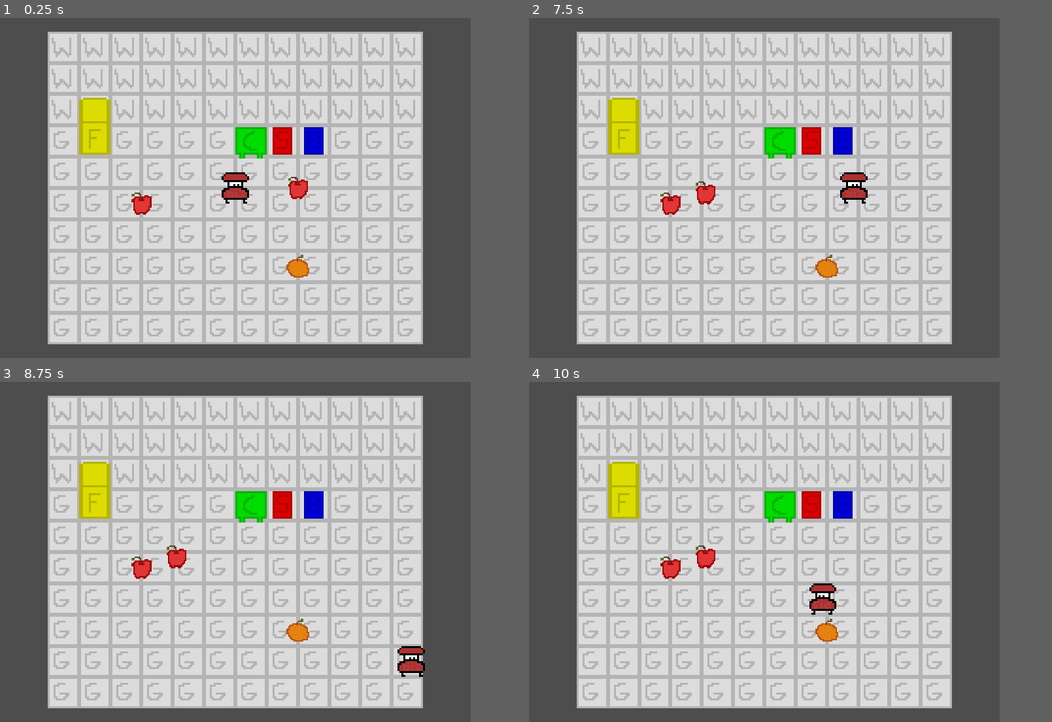
Above: before the commit, frames 1-4 (two rows, left to right).
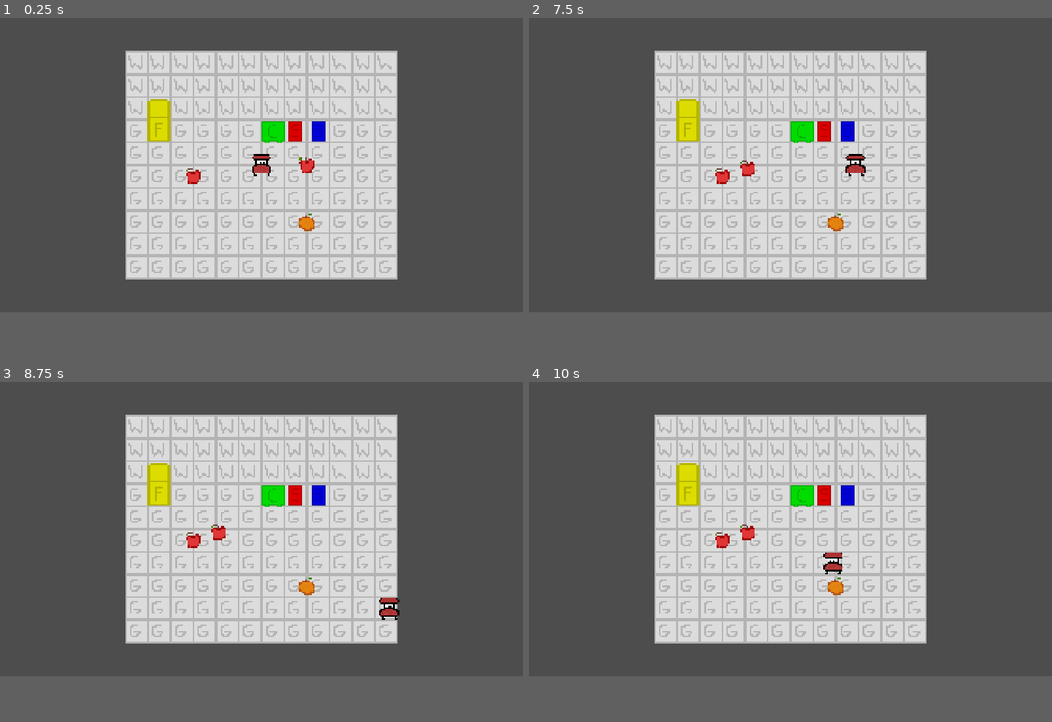
Above: after the commit, the same moments.

Repository: renzzzi/chef-fungus
Game: Godot game, scene res://Scenes/world.tscn
Two runs of this game, one before a commit and one after it. Both use one fixed random seed, a clock stepped at 60 frames per second and the inputs below.
Inputs (mouse positions are in pixels of both pictures, inside the frame that each line leads up to):
- Up to frame 1 (0.25 s): no input
- Up to frame 2 (7.5 s): tap Enter at 0.5 s; move the mouse to (868, 171) at 0.52 s; hold D (Right) 0.53-1.28 s; hold E (Interact) 0.53-1.28 s; click (868, 171) at 0.67 s; move the mouse to (670, 205) at 1.27 s; hold S (Down) 1.28-2.03 s; tap E (Interact) every 1.5 s from 1.35 to 7.35 s; click (670, 205) at 1.42 s; move the mouse to (811, 113) at 2.02 s; hold D (Right) 2.03-2.78 s; hold E (Interact) 2.03-2.78 s; click (811, 113) at 2.17 s; tap Space at 2.75 s; move the mouse to (738, 256) at 2.77 s; hold W (Up) 2.78-3.53 s; click (738, 256) at 2.92 s; move the mouse to (905, 239) at 3.52 s; hold E (Interact) 3.53-4.28 s; hold A (Left) 3.53-5.03 s; click (905, 239) at 3.67 s; move the mouse to (623, 137) at 4.27 s; click (623, 137) at 4.42 s; move the mouse to (790, 188) at 5.02 s; hold S (Down) 5.03-5.78 s; hold E (Interact) 5.03-5.78 s; click (790, 188) at 5.17 s; move the mouse to (691, 103) at 5.77 s; hold D (Right) 5.78-6.53 s; click (691, 103) at 5.92 s; move the mouse to (868, 171) at 6.52 s; hold W (Up) 6.53-7.28 s; hold E (Interact) 6.53-7.28 s; click (868, 171) at 6.67 s; move the mouse to (670, 205) at 7.27 s; hold D (Right) from 7.28 s (still down); click (670, 205) at 7.42 s
- Up to frame 3 (8.75 s): move the mouse to (282, 477) at 8.02 s; release D (Right) at 8.03 s; hold S (Down) from 8.03 s (still down); hold E (Interact) from 8.03 s (still down); click (282, 477) at 8.17 s
- Up to frame 4 (10 s): move the mouse to (738, 620) at 8.77 s; release S (Down) at 8.78 s; release E (Interact) at 8.78 s; hold A (Left) 8.78-9.53 s; tap E (Interact) at 8.85 s; click (738, 620) at 8.92 s; move the mouse to (905, 603) at 9.52 s; hold W (Up) from 9.53 s (still down); hold E (Interact) from 9.53 s (still down); click (905, 603) at 9.67 s
In our replay, the window is 720x520 before the commit and 800x450 after it. These sizes can differ from the game's own. Grey fills any space a smaller window leaves; there, only what the larger window draws over its background counts as a difference.

The runs differ from the first frame. In frame 1, 49% of the frame differs, in the area x 9-81%, y 4-96%; in frame 2, 49%; in frame 3, 49%; in frame 4, 49%.

Commit message:
Added all Fridge functionality
You can now store any food in the fridge which also takes effect in the game world removing/bringing back food when interacting with fridge slots

Diff:
--- a/Scenes/Stations/blender.tscn
+++ b/Scenes/Stations/blender.tscn
@@ -16,6 +16,7 @@
 [node name="InteractComponent" parent="." unique_id=1900256740 instance=ExtResource("1_ar7ff")]
 position = Vector2(0, 0.99999994)
 scale = Vector2(0.05, 0.05)
+is_station = true
 
 [node name="CollisionShape2D" type="CollisionShape2D" parent="." unique_id=869094153]
 position = Vector2(0, -4.5)
--- a/Scenes/Stations/counter_top.tscn
+++ b/Scenes/Stations/counter_top.tscn
@@ -15,6 +15,7 @@
 
 [node name="InteractComponent" parent="." unique_id=1900256740 instance=ExtResource("1_8f5pg")]
 scale = Vector2(0.05, 0.05)
+is_station = true
 
 [node name="CollisionShape2D" type="CollisionShape2D" parent="." unique_id=820831261]
 position = Vector2(0, -6.5)
--- a/Scenes/Stations/fridge.tscn
+++ b/Scenes/Stations/fridge.tscn
@@ -1,6 +1,7 @@
 [gd_scene format=3 uid="uid://dimge58i6rota"]
 
 [ext_resource type="PackedScene" uid="uid://fpr7hhmsdiym" path="res://Scenes/Components/interact_component.tscn" id="1_u6um1"]
+[ext_resource type="Script" uid="uid://pwdgvdat1l86" path="res://Scripts/fridge.gd" id="1_uhp70"]
 [ext_resource type="Texture2D" uid="uid://vaur51ad47bj" path="res://Sprites/fridge.png" id="2_0xlii"]
 
 [sub_resource type="RectangleShape2D" id="RectangleShape2D_tve5p"]
@@ -8,6 +9,7 @@
 
 [node name="Fridge" type="StaticBody2D" unique_id=761705989]
 z_index = 10
+script = ExtResource("1_uhp70")
 
 [node name="Sprite2D" type="Sprite2D" parent="." unique_id=1470067660]
 modulate = Color(1, 1, 0, 1)
@@ -16,6 +18,7 @@
 [node name="InteractComponent" parent="." unique_id=1900256740 instance=ExtResource("1_u6um1")]
 position = Vector2(0, 8)
 scale = Vector2(0.05, 0.05)
+is_station = true
 
 [node name="CollisionShape2D" type="CollisionShape2D" parent="." unique_id=727507296]
 position = Vector2(0, -4.5)
--- a/Scenes/Stations/stove.tscn
+++ b/Scenes/Stations/stove.tscn
@@ -16,6 +16,7 @@
 [node name="InteractComponent" parent="." unique_id=1900256740 instance=ExtResource("1_nuxey")]
 position = Vector2(0, 0.99999994)
 scale = Vector2(0.05, 0.05)
+is_station = true
 
 [node name="CollisionShape2D" type="CollisionShape2D" parent="." unique_id=1355848136]
 position = Vector2(0, -5)
--- /dev/null
+++ b/Scenes/UI/fridge_slot.tscn
@@ -0,0 +1,18 @@
+[gd_scene format=3 uid="uid://ce4q50smaclni"]
+
+[ext_resource type="Script" uid="uid://b1d8iv2pw8gsn" path="res://Scripts/fridge_slot.gd" id="1_h2kqu"]
+[ext_resource type="Texture2D" uid="uid://bt55xga4jwg73" path="res://Sprites/unknown_food.png" id="1_mi5sf"]
+
+[node name="FridgeSlot" type="Panel" unique_id=945742431]
+custom_minimum_size = Vector2(20, 20)
+mouse_default_cursor_shape = 2
+script = ExtResource("1_h2kqu")
+
+[node name="FoodImage" type="TextureRect" parent="." unique_id=377112202]
+visible = false
+layout_mode = 0
+offset_left = 2.0
+offset_top = 2.0
+offset_right = 18.0
+offset_bottom = 18.0
+texture = ExtResource("1_mi5sf")
--- /dev/null
+++ b/Scenes/UI/fridge_ui.tscn
@@ -0,0 +1,120 @@
+[gd_scene format=3 uid="uid://dm1sehdthd4n"]
+
+[ext_resource type="Texture2D" uid="uid://bcowatgfg23jv" path="res://Sprites/player_head.png" id="1_3lbov"]
+[ext_resource type="Script" uid="uid://bpg5sptc6bs1g" path="res://Scripts/fridge_ui.gd" id="1_nsld8"]
+[ext_resource type="Texture2D" uid="uid://bt55xga4jwg73" path="res://Sprites/unknown_food.png" id="2_nsld8"]
+[ext_resource type="PackedScene" uid="uid://ce4q50smaclni" path="res://Scenes/UI/fridge_slot.tscn" id="4_jeca8"]
+
+[sub_resource type="StyleBoxFlat" id="StyleBoxFlat_3lbov"]
+bg_color = Color(0.5137255, 0.23137255, 0, 1)
+
+[node name="FridgeUI" type="Control" unique_id=136372375]
+visible = false
+z_index = 100
+layout_mode = 3
+anchors_preset = 0
+offset_right = 40.0
+offset_bottom = 40.0
+script = ExtResource("1_nsld8")
+
+[node name="PanelContainer" type="PanelContainer" parent="." unique_id=377818673]
+custom_minimum_size = Vector2(144, 112)
+layout_mode = 0
+offset_right = 144.0
+offset_bottom = 112.0
+theme_override_styles/panel = SubResource("StyleBoxFlat_3lbov")
+
+[node name="MarginContainer" type="MarginContainer" parent="PanelContainer" unique_id=1566766045]
+layout_mode = 2
+theme_override_constants/margin_left = 10
+theme_override_constants/margin_top = 5
+theme_override_constants/margin_right = 10
+theme_override_constants/margin_bottom = 5
+
+[node name="VBoxContainer" type="VBoxContainer" parent="PanelContainer/MarginContainer" unique_id=1467331863]
+layout_mode = 2
+alignment = 1
+
+[node name="HBoxContainer" type="HBoxContainer" parent="PanelContainer/MarginContainer/VBoxContainer" unique_id=1042973957]
+layout_mode = 2
+theme_override_constants/separation = 10
+
+[node name="Control" type="Control" parent="PanelContainer/MarginContainer/VBoxContainer/HBoxContainer" unique_id=1846229427]
+layout_mode = 2
+
+[node name="PlayerHead" type="TextureRect" parent="PanelContainer/MarginContainer/VBoxContainer/HBoxContainer/Control" unique_id=1165290931]
+modulate = Color(1, 1, 1, 0.78431374)
+layout_mode = 0
+offset_left = 8.0
+offset_top = 9.0
+offset_right = 32.0
+offset_bottom = 24.0
+texture = ExtResource("1_3lbov")
+
+[node name="FoodUI" type="TextureRect" parent="PanelContainer/MarginContainer/VBoxContainer/HBoxContainer/Control" unique_id=749015523]
+layout_mode = 0
+offset_left = 11.0
+offset_top = -3.0
+offset_right = 29.0
+offset_bottom = 14.0
+texture = ExtResource("2_nsld8")
+
+[node name="MarginContainer" type="MarginContainer" parent="PanelContainer/MarginContainer/VBoxContainer/HBoxContainer" unique_id=1490675457]
+layout_mode = 2
+
+[node name="Label" type="Label" parent="PanelContainer/MarginContainer/VBoxContainer/HBoxContainer" unique_id=1494100041]
+layout_mode = 2
+size_flags_horizontal = 6
+offset_transform_enabled = true
+text = "Fridge"
+horizontal_alignment = 1
+
+[node name="GridContainer" type="GridContainer" parent="PanelContainer/MarginContainer/VBoxContainer" unique_id=1998305985]
+layout_mode = 2
+size_flags_horizontal = 4
+columns = 5
+
+[node name="FridgeSlot" parent="PanelContainer/MarginContainer/VBoxContainer/GridContainer" unique_id=945742431 instance=ExtResource("4_jeca8")]
+layout_mode = 2
+
+[node name="FridgeSlot2" parent="PanelContainer/MarginContainer/VBoxContainer/GridContainer" unique_id=1869401146 instance=ExtResource("4_jeca8")]
+layout_mode = 2
+
+[node name="FridgeSlot3" parent="PanelContainer/MarginContainer/VBoxContainer/GridContainer" unique_id=1686959271 instance=ExtResource("4_jeca8")]
+layout_mode = 2
+
+[node name="FridgeSlot4" parent="PanelContainer/MarginContainer/VBoxContainer/GridContainer" unique_id=1706536010 instance=ExtResource("4_jeca8")]
+layout_mode = 2
+
+[node name="FridgeSlot5" parent="PanelContainer/MarginContainer/VBoxContainer/GridContainer" unique_id=218980082 instance=ExtResource("4_jeca8")]
+layout_mode = 2
+
+[node name="FridgeSlot6" parent="PanelContainer/MarginContainer/VBoxContainer/GridContainer" unique_id=356072281 instance=ExtResource("4_jeca8")]
+layout_mode = 2
+
+[node name="FridgeSlot7" parent="PanelContainer/MarginContainer/VBoxContainer/GridContainer" unique_id=215067517 instance=ExtResource("4_jeca8")]
+layout_mode = 2
+
+[node name="FridgeSlot8" parent="PanelContainer/MarginContainer/VBoxContainer/GridContainer" unique_id=338147951 instance=ExtResource("4_jeca8")]
+layout_mode = 2
+
+[node name="FridgeSlot9" parent="PanelContainer/MarginContainer/VBoxContainer/GridContainer" unique_id=79917613 instance=ExtResource("4_jeca8")]
+layout_mode = 2
+
+[node name="FridgeSlot10" parent="PanelContainer/MarginContainer/VBoxContainer/GridContainer" unique_id=1238010940 instance=ExtResource("4_jeca8")]
+layout_mode = 2
+
+[node name="FridgeSlot11" parent="PanelContainer/MarginContainer/VBoxContainer/GridContainer" unique_id=42795581 instance=ExtResource("4_jeca8")]
+layout_mode = 2
+
+[node name="FridgeSlot12" parent="PanelContainer/MarginContainer/VBoxContainer/GridContainer" unique_id=706685284 instance=ExtResource("4_jeca8")]
+layout_mode = 2
+
+[node name="FridgeSlot13" parent="PanelContainer/MarginContainer/VBoxContainer/GridContainer" unique_id=1907656842 instance=ExtResource("4_jeca8")]
+layout_mode = 2
+
+[node name="FridgeSlot14" parent="PanelContainer/MarginContainer/VBoxContainer/GridContainer" unique_id=725972918 instance=ExtResource("4_jeca8")]
+layout_mode = 2
+
+[node name="FridgeSlot15" parent="PanelContainer/MarginContainer/VBoxContainer/GridContainer" unique_id=307835823 instance=ExtResource("4_jeca8")]
+layout_mode = 2
--- a/Scenes/world.tscn
+++ b/Scenes/world.tscn
@@ -8,6 +8,7 @@
 [ext_resource type="PackedScene" uid="uid://d1t3xysjscs4g" path="res://Scenes/player.tscn" id="6_5ukr8"]
 [ext_resource type="PackedScene" uid="uid://dj57wj6pdpk3b" path="res://Scenes/Consumables/apple.tscn" id="7_k7acu"]
 [ext_resource type="PackedScene" uid="uid://m0dnpgmpddx1" path="res://Scenes/Consumables/orange.tscn" id="8_5v1tr"]
+[ext_resource type="PackedScene" uid="uid://dm1sehdthd4n" path="res://Scenes/UI/fridge_ui.tscn" id="9_5v1tr"]
 
 [sub_resource type="TileSetAtlasSource" id="TileSetAtlasSource_go701"]
 texture = ExtResource("1_a02cp")
@@ -33,7 +34,7 @@
 y_sort_enabled = true
 
 [node name="Camera2D" type="Camera2D" parent="." unique_id=790688061]
-zoom = Vector2(2.99, 2.99)
+zoom = Vector2(5.215, 5.215)
 
 [node name="TileMapLayer" type="TileMapLayer" parent="." unique_id=577390396]
 tile_map_data = PackedByteArray("AAD9/wAAAAAAAAAAAAD+/wAAAAAAAAAAAAD//wAAAAAAAAAAAAAAAAAAAAAAAAAAAAABAAAAAAAAAAAAAAACAA …(1840 unchanged characters)…
@@ -88,3 +89,10 @@
 
 [node name="Apple2" parent="." unique_id=1666209601 instance=ExtResource("7_k7acu")]
 position = Vector2(-48, 8)
+
+[node name="FridgeUI" parent="." unique_id=136372375 instance=ExtResource("9_5v1tr")]
+offset_left = -72.0
+offset_top = -56.0
+offset_right = -32.0
+offset_bottom = -16.0
+rotation = 0.00036820723
--- a/Scripts/food.gd
+++ b/Scripts/food.gd
@@ -6,7 +6,6 @@
 
 static var player: CharacterBody2D
 var is_held = false
-var is_dropping = false
 
 func _ready() -> void:
 	interact_component.interacted.connect(interacted)
@@ -31,3 +30,17 @@
 	tween.tween_property(self, "global_position",
 		Vector2(player.global_position.x, player.global_position.y + 2.5), 0.16
 	)
+
+func store():
+	interact_component.monitoring = false
+	interact_component.monitorable = false
+	is_held = false
+	visible = false
+	global_position = Vector2.ZERO
+
+func unstore(station_from: Node2D):
+	interact_component.monitoring = true
+	interact_component.monitorable = true
+	global_position = station_from.global_position
+	visible = true
+	is_held = true
--- /dev/null
+++ b/Scripts/fridge.gd
@@ -0,0 +1,14 @@
+extends StaticBody2D
+
+@onready var interact_component = $InteractComponent
+
+signal fridge_interacted(ui_active: bool)
+var ui_active = false
+
+func _ready() -> void:
+	interact_component.interacted.connect(interacted)
+
+func interacted(_player):
+	# Toggle ui_active then send ui_active upon interaction
+	ui_active = !ui_active
+	fridge_interacted.emit(ui_active)
--- /dev/null
+++ b/Scripts/fridge_slot.gd
@@ -0,0 +1,19 @@
+extends Panel
+
+@onready var food_image = $FoodImage
+var stored_food: Food = null
+signal fridge_slot_interacted(fridge_slot)
+
+func _gui_input(event: InputEvent) -> void:
+	if (event is InputEventMouseButton and
+		event.button_index == MOUSE_BUTTON_LEFT and
+		event.is_pressed() and
+		get_global_rect().has_point(get_global_mouse_position())
+	):
+		fridge_slot_interacted.emit(self)
+
+		if stored_food == null:
+			food_image.visible = false
+		else:
+			food_image.texture = GameEnums.load_texture[stored_food.food_type]
+			food_image.visible = true
--- /dev/null
+++ b/Scripts/fridge_ui.gd
@@ -0,0 +1,45 @@
+extends Control
+
+@onready var food_ui = $PanelContainer/MarginContainer/VBoxContainer/HBoxContainer/Control/FoodUI
+@onready var player: CharacterBody2D = get_tree().current_scene.get_node("Player")
+@onready var fridge = get_tree().current_scene.get_node("Fridge")
+
+func _ready() -> void:
+	fridge.fridge_interacted.connect(fridge_interacted)
+
+	# Connect signals of every instance of the Fridge Slot
+	for fridge_slot in $PanelContainer/MarginContainer/VBoxContainer/GridContainer.get_children():
+		fridge_slot.fridge_slot_interacted.connect(fridge_slot_interacted)
+
+func fridge_interacted(ui_active):
+	self.visible = ui_active
+	# Change food_ui's texture to the food type the player is currently holding
+	var texture_to_be_loaded
+	if player.current_food_held == null: texture_to_be_loaded = GameEnums.FoodType.NONE
+	else: texture_to_be_loaded = player.current_food_held.food_type
+	food_ui.texture = GameEnums.load_texture[texture_to_be_loaded]
+
+func fridge_slot_interacted(fridge_slot):
+	# Player holding NO food; slot IS storing food
+	if player.current_food_held == null and fridge_slot.stored_food != null:
+		player.current_food_held = fridge_slot.stored_food
+		fridge_slot.stored_food = null
+		player.current_food_held.unstore(fridge)
+	# Player IS holding food; slot is NOT storing food
+	elif player.current_food_held != null and fridge_slot.stored_food == null:
+		fridge_slot.stored_food = player.current_food_held
+		player.current_food_held = null
+		fridge_slot.stored_food.store()
+	# Player IS holding food; slot IS storing food
+	elif player.current_food_held != null and fridge_slot.stored_food != null:
+		var temp = player.current_food_held
+		player.current_food_held = fridge_slot.stored_food
+		fridge_slot.stored_food = temp
+		player.current_food_held.unstore(fridge)
+		fridge_slot.stored_food.store()
+
+	# Reload Fridge's Food UI
+	var texture_to_be_loaded
+	if player.current_food_held == null: texture_to_be_loaded = GameEnums.FoodType.NONE
+	else: texture_to_be_loaded = player.current_food_held.food_type
+	food_ui.texture = GameEnums.load_texture[texture_to_be_loaded]
--- a/Scripts/game_enums.gd
+++ b/Scripts/game_enums.gd
@@ -7,3 +7,9 @@
 enum StationType {
 	NONE, FRIDGE, COUNTERTOP, STOVE, BLENDER
 }
+
+var load_texture = {
+	FoodType.NONE: preload("res://Sprites/unknown_food.png"),
+	FoodType.APPLE: preload("res://Sprites/apple.png"),
+	FoodType.ORANGE: preload("res://Sprites/orange.png"),
+}
--- a/Scripts/interact_component.gd
+++ b/Scripts/interact_component.gd
@@ -2,6 +2,7 @@
 extends Area2D
 
 signal interacted(player: CharacterBody2D)
+@export var is_station: bool
 
 func _on_body_entered(player: Node2D) -> void:
 	if player is CharacterBody2D:
--- a/Scripts/player.gd
+++ b/Scripts/player.gd
@@ -7,6 +7,11 @@
 var nearby_interact_components: Array[InteractComponent] = []
 # Stores the interact components that were recently interacted with by the player
 var recent_interact_components: Array[InteractComponent] = []
+@onready var fridge = get_tree().current_scene.get_node("Fridge")
+var in_station_interface = false
+
+func _ready() -> void:
+	fridge.fridge_interacted.connect(fridge_interacted)
 
 func set_current_food_held(new_food):
 	current_food_held = new_food
@@ -22,6 +27,10 @@
 		# Removed the interact component in this array if player went out of range
 		recent_interact_components.erase(interact_component)
 
+func fridge_interacted(ui_active):
+	# If ui_active is true then disable player physics and vice-versa
+	set_physics_process(!ui_active)
+
 #func _process(delta: float) -> void:
 
 func _physics_process(delta: float) -> void:
@@ -31,13 +40,23 @@
 
 func _unhandled_input(event: InputEvent) -> void:
 	if event.is_action_pressed("Interact"):
+		if nearby_interact_components.is_empty():
+			return
+
+		# Checks for nearby stations first and interacts with them
+		for component in nearby_interact_components:
+			if component.is_station:
+				component.interact(self)
+				in_station_interface = !in_station_interface
+				return
+
+		if nearby_interact_components == recent_interact_components:
+			recent_interact_components.clear()
+
 		if current_food_held:
 			current_food_held.drop()
 			current_food_held = null
-		elif !nearby_interact_components.is_empty():
-			if nearby_interact_components == recent_interact_components:
-				recent_interact_components.clear()
-
+		else:
 			# Checks if the player has recently picked up a nearby interact component
 			for component in nearby_interact_components:
 				if !recent_interact_components.has(component):
@@ -45,14 +64,13 @@
 					recent_interact_components.append(component)
 					break
 
-			nearby_interact_components.sort_custom(func(a, b):
-				return a.get_instance_id() < b.get_instance_id()
-			)
-			recent_interact_components.sort_custom(func(a, b):
-				return a.get_instance_id() < b.get_instance_id()
-			)
-
-	if event.is_action_pressed("Left"):
+		nearby_interact_components.sort_custom(func(a, b):
+			return a.get_instance_id() < b.get_instance_id()
+		)
+		recent_interact_components.sort_custom(func(a, b):
+			return a.get_instance_id() < b.get_instance_id()
+		)
+	elif event.is_action_pressed("Left") and !in_station_interface:
 		sprite_2d.flip_h = true
-	elif event.is_action_pressed("Right"):
+	elif event.is_action_pressed("Right") and !in_station_interface:
 		sprite_2d.flip_h = false
--- a/project.godot
+++ b/project.godot
@@ -21,8 +21,8 @@
 
 [display]
 
-window/size/viewport_width=720
-window/size/viewport_height=520
+window/size/viewport_width=1920
+window/size/viewport_height=1080
 window/stretch/mode="canvas_items"
 
 [input]
Not shown, added: Scripts/fridge.gd.uid
Not shown, added: Scripts/fridge_slot.gd.uid
Not shown, added: Scripts/fridge_ui.gd.uid
Not shown, changed: standards.txt
